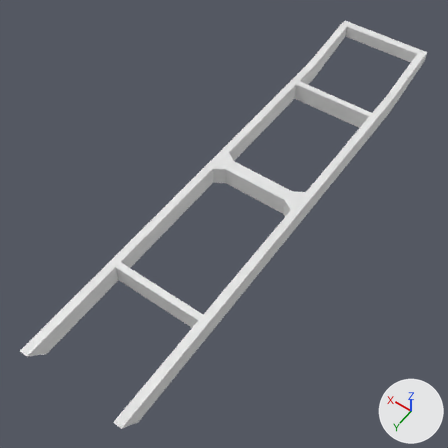
The Blender file Swedish Armored Reconnaissance/armoured car - Deconstruct.blend as it was, and as the next commit left it.
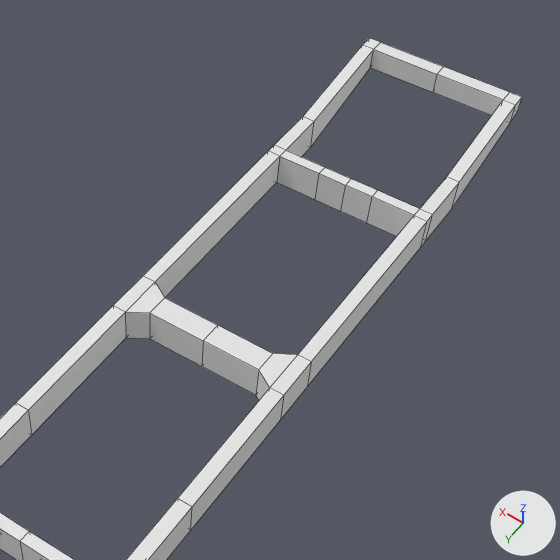
Each version is shown whole from a 50 mm camera at (-3.05, 5.01, 7.67) aimed at (0.13, 0.57, 0.69), then close up on the part from 32% to 100% of the width and 0% to 68% of the height. Arrows for +X, +Y and +Z are at lower right; the lights stay in place. The close-ups show mesh edges as thin lines. The same objects are shown in both versions, whatever each file hides.

Names of what the first close-up shows: 'Chassis'.
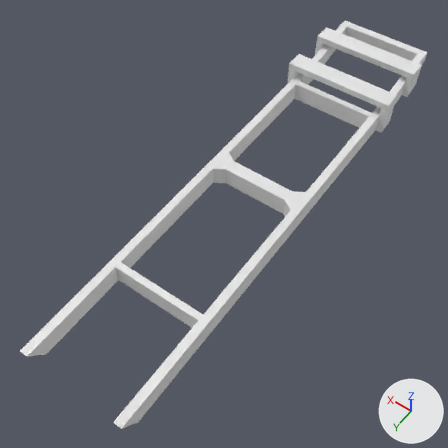
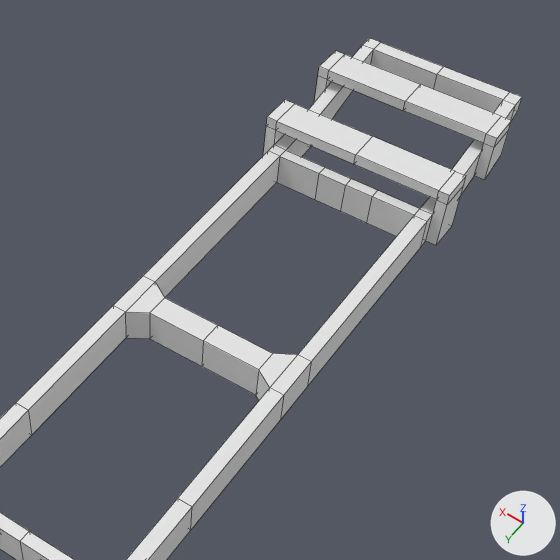
The change in detail:
me_cube_009 is used by ob_chassis; location (0.0, 0.1, 0.1); scale (2.0, 2.0, 2.0).
me_cube_009 had 68 vertices, 66 faces and spanned x -0.39..0.0, y -2.05..1.81, z 0.35..0.58.
me_cube_009 now has 100 vertices, 94 faces and spans x -0.44..0.0, y -2.05..1.81, z 0.35..0.63.
me_cube_009 part 1: a new loose piece of 16 vertices spanning x -0.44..0.0, y -1.35..-1.2, z 0.35..0.63.
me_cube_009 part 2: a new loose piece of 16 vertices spanning x -0.44..0.0, y -1.8..-1.65, z 0.4..0.63.

Pixel boxes [x1, y1, x2, y2] of what changed, in the close-ups (560 x 560 px):
part 1 of me_cube_009, added: after [263, 100, 466, 245]
part 2 of me_cube_009, added: after [314, 51, 512, 180]
